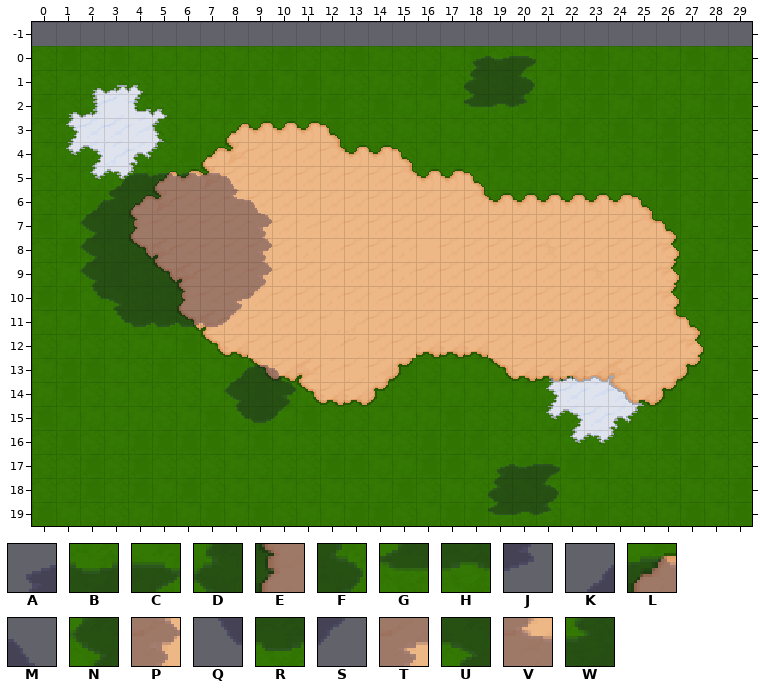
Level history. Tiled map: NoahsArk/Content/Tiled/GameMaps/development.tmx. This is how it looked before the edit.
Cells are 16x16 px. Shown: x 0..29, y -1..19. Not drawn, because the pictures are missing: unchanged layer "vegetation".
Key: from "tileset_clouds": A 0, B 1, C 2, D 3, E 4, F 5, G 6, H 7, J 8, K 9, L 10, M 11, N 12, P 14, Q 15, R 16, S 17, T 18, U 19, V 21, W 22.
_ is an empty cell.
Layers that did not change in this view are not listed.
Layer "aboveall" before, first column x 0:
-1 ______________________________
 0 __________________ABC_________
 1 __________________DEF_________
 2 __________________GHJ_________
 3 ______________________________
 4 ______________________________
 5 ___KLLLLM_____________________
 6 __KWEEEEVM____________________
 7 __NEEEEEEP____________________
 8 __NEEEEEEP____________________
 9 __NEEEEEEP____________________
10 __QUEEEETS____________________
11 ___QRRRRS_____________________
12 ______________________________
13 ________KLM___________________
14 ________NEP___________________
15 ________QRS___________________
16 ______________________________
17 ___________________ABC________
18 ___________________DEF________
19 ___________________GHJ________
After the commit:
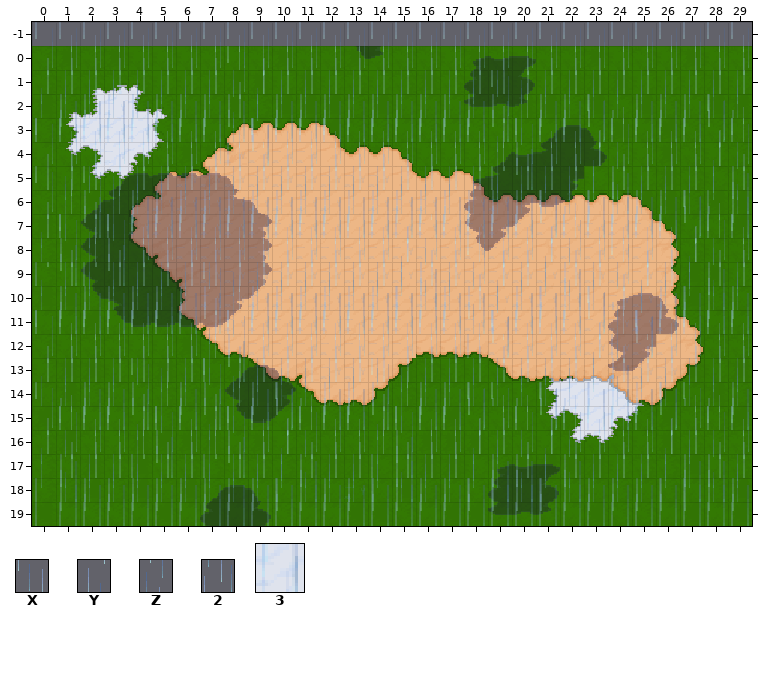
Further tiles: from "tileset_lightrain": X 0, Y 8, Z 16, 2 24; from "tileset_rainimpact": 3 1.
Tiles of an added or newly shown layer are drawn over the layers below it.
See-through tiles are keyed as they look on the map.
Change:
Layer "aboveall":
y 0: x 13..14 __ -> QJ
y 3: x 21..23 ___ -> KLM
y 4: x 19..23 _____ -> KBWEF
y 5: x 18..22 _____ -> AWEET
y 6: x 18..22 _____ -> DETRJ
y 7: x 18..20 ___ -> NTS
y 8: x 18..19 __ -> QS
y 10: x 24..26 ___ -> ALM
y 11: x 24..26 ___ -> DEF
y 12: x 24..25 __ -> NT
y 13: x 24..25 __ -> GS
y 18: x 7..9 ___ -> KLM
y 19: x 7..9 ___ -> DEF
Layer "Rain" (added):
y 0: x 0..29 ______________________________ -> XXXXXXXXXXXXXXXXXXXXXXXXXXXXXX
y 1: x 0..29 ______________________________ -> YYYYYYYYXYYYYYYYYYYYYYYYYYYYYY
y 2: x 0..29 ______________________________ -> ZZZZZZZZYZZZZZZZZZZXZZZZZZZZZZ
y 3: x 0..29 ______________________________ -> 22222222Z2222222222Y222X2222X2
y 4: x 0..29 ______________________________ -> XXXXXXXX2XXXXXXXXXXZXXXYXXXXYX
y 5: x 0..29 ______________________________ -> YYYYYYYYYYYYYYYYYYY2YYYZYYYYZY
y 6: x 0..29 ______________________________ -> XZXZZZZZZZZZZZZZZZZZZZZ2ZZZZ2Z
y 7: x 0..29 ______________________________ -> Y2Y222222222222222222X22222X22
y 8: x 0..29 ______________________________ -> ZXZXXXXXXXXXXXXYXXXXXYXXXXXYXX
y 9: x 0..29 ______________________________ -> 2Y2YYYYYYYYYYYYZYYXYYZYYXYYZYY
y 10: x 0..29 ______________________________ -> ZZZZZZZXZZZZZZZ2ZZYZZ2ZZYZZ2ZZ
y 11: x 0..29 ______________________________ -> 2222222Y2222222222Z2222XZ22222
y 12: x 0..29 ______________________________ -> XXXXXXXZXXXXXXXXXX2XXXXY2XXXXX
y 13: x 0..29 ______________________________ -> YYYYYYY2YYYYYYYYYYYYYYYZYYYYYY
y 14: x 0..29 ______________________________ -> ZZZZXZZXZZZZZZXZZZZZZZZ2ZZZZZZ
y 15: x 0..29 ______________________________ -> X222Y22Y22X222Y222XX2X2222XX22
y 16: x 0..29 ______________________________ -> YXXXZXXZXXYXXXZXXXYYXYXXXXYYXX
y 17: x 0..29 ______________________________ -> ZYYY2YY2YYZYYY2YYYZZYZYYYYZZYY
y 18: x 0..29 ______________________________ -> 2ZZZZZZZZZ2ZZZ2ZZZ22Z2ZZZZ22ZZ
y 19: x 0..29 ______________________________ -> 222222222222222222222222222222
Layer "rainimpact" (added):
y 2: x 3 _ -> 3
y 3: x 2..4 ___ -> 333
y 4: x 3 _ -> 3; x 8..11 ____ -> 3333
y 5: x 6..14 _________ -> 333333333
y 6: x 5..12 ________ -> 33333333; x 14..16 ___ -> 333; x 18..19 __ -> 33
y 7: x 4..5 __ -> 33; x 7..12 ______ -> 333333; x 14..25 ____________ -> 333333333333
y 8: x 6..9 ____ -> 3333; x 11..20 __________ -> 3333333333; x 22..25 ____ -> 3333
y 9: x 7..26 ____________________ -> 33333333333333333333
y 10: x 7..22 ________________ -> 3333333333333333; x 24..26 ___ -> 333
y 11: x 8..15 ________ -> 33333333; x 17..20 ____ -> 3333; x 22..26 _____ -> 33333
y 12: x 9..15 _______ -> 3333333; x 19..26 ________ -> 33333333
y 13: x 12..13 __ -> 33; x 24..26 ___ -> 333
y 18: x 13 _ -> 3
